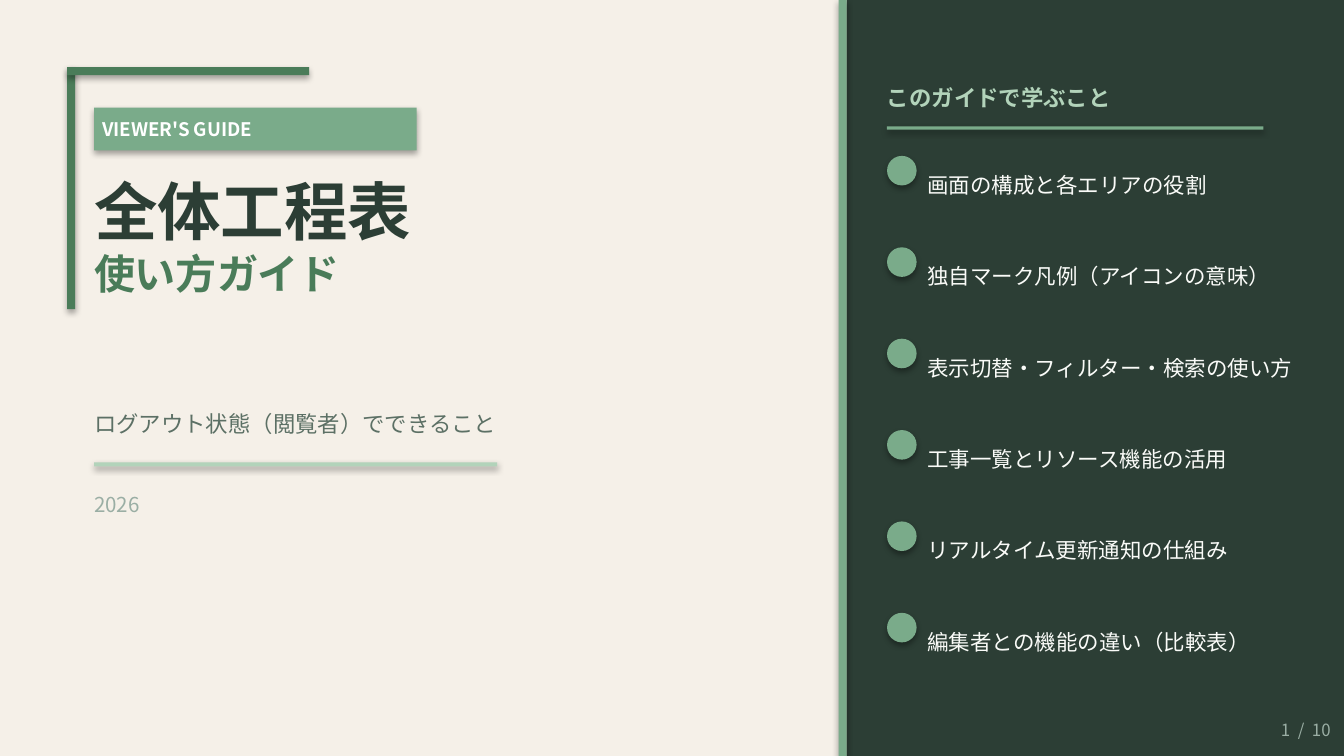
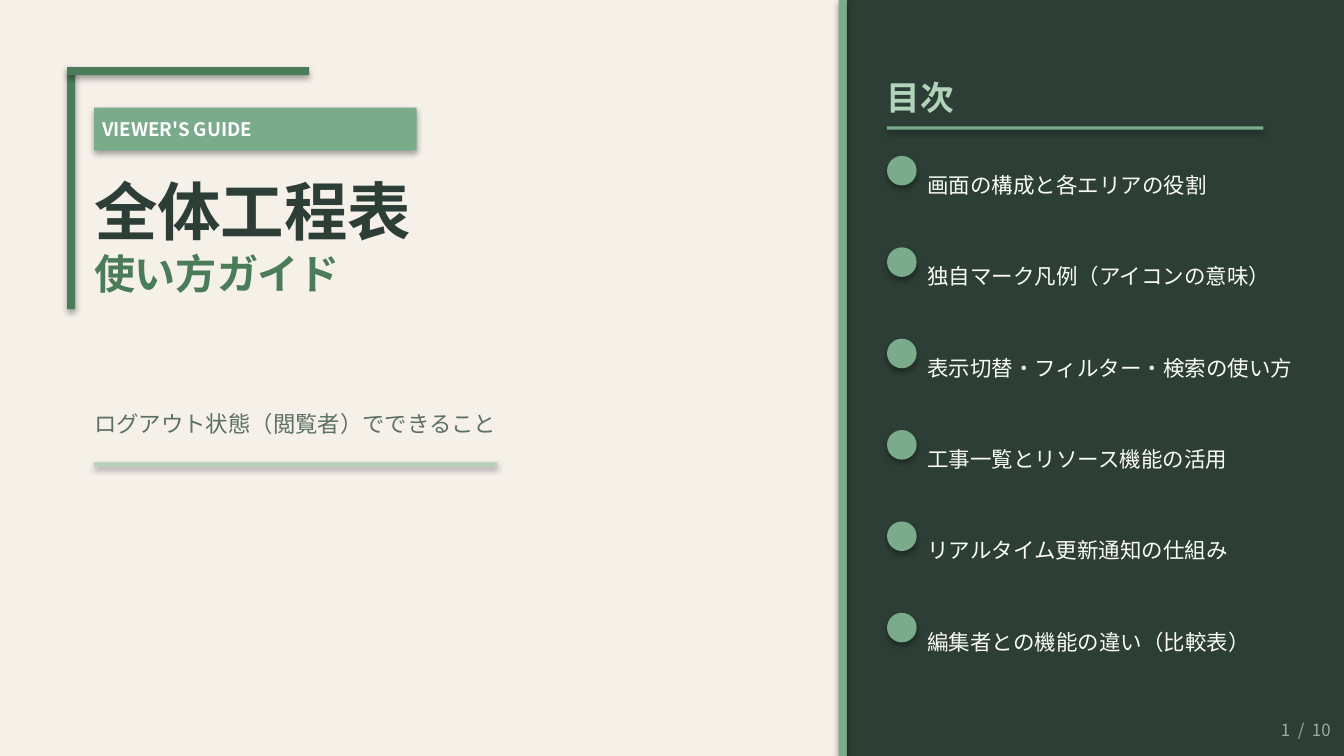
Before and after one commit to kemcokurosaki-oss/gantt-chart, a slide deck: slide 1 of 全体工程表_使い方ガイド（閲覧者向け）_new.pptx. Drawn at 1344x756 pixels with LibreOffice and Linux fonts; fonts in the diff are those of the drawing. Boxes give left, top, right and bottom in pixels: in the first picture for what was removed or moved away, otherwise in the second. Text is boxed around its words. In the diff, an @@ line names an element or a change of style, - is before the commit and + after.

```diff
--- a/全体工程表_使い方ガイド（閲覧者向け）_new.pptx
+++ b/全体工程表_使い方ガイド（閲覧者向け）_new.pptx
@@ text at [887,81,954,113]: text changed; size 12 to 18 pt @@
-このガイドで学ぶこと
+目次
@@ text removed at [94,497,140,512] @@
-2026
```
Also in this commit, not shown: 4 other slides changed, 1 other file.
